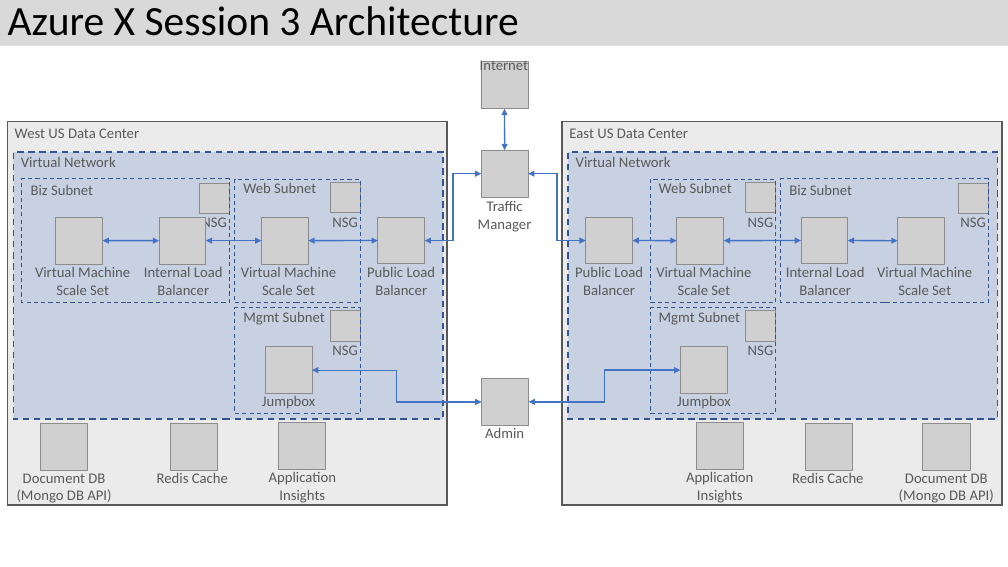
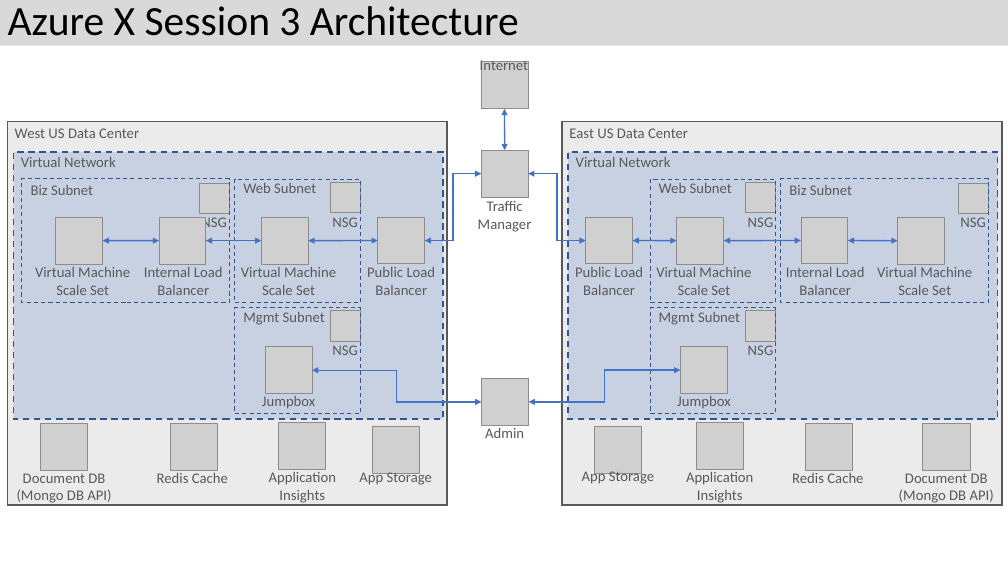
Before and after one commit to rickrain/AzureX, a slide deck: slide 2 of AzureX.pptx. Drawn at 1008x567 pixels with LibreOffice and Linux fonts; fonts in the diff are those of the drawing; grey boxes stand for pictures. Boxes give left, top, right and bottom in pixels: in the first picture for what was removed or moved away, otherwise in the second. Text is boxed around its words. In the diff, an @@ line names an element or a change of style, - is before the commit and + after.

Commit message:
Add storage account to support app functionality to architecture diagrams.

```diff
--- a/AzureX.pptx
+++ b/AzureX.pptx
@@ picture added at [373, 426, 420, 473] @@
@@ picture added at [595, 426, 642, 473] @@
@@ text added at [359, 469, 432, 485], 14 pt, text #595959 @@
+App Storage
@@ text added at [582, 469, 654, 484], 14 pt, text #595959 @@
+App Storage
```
Also in this commit, not shown: 1 other slide changed.
